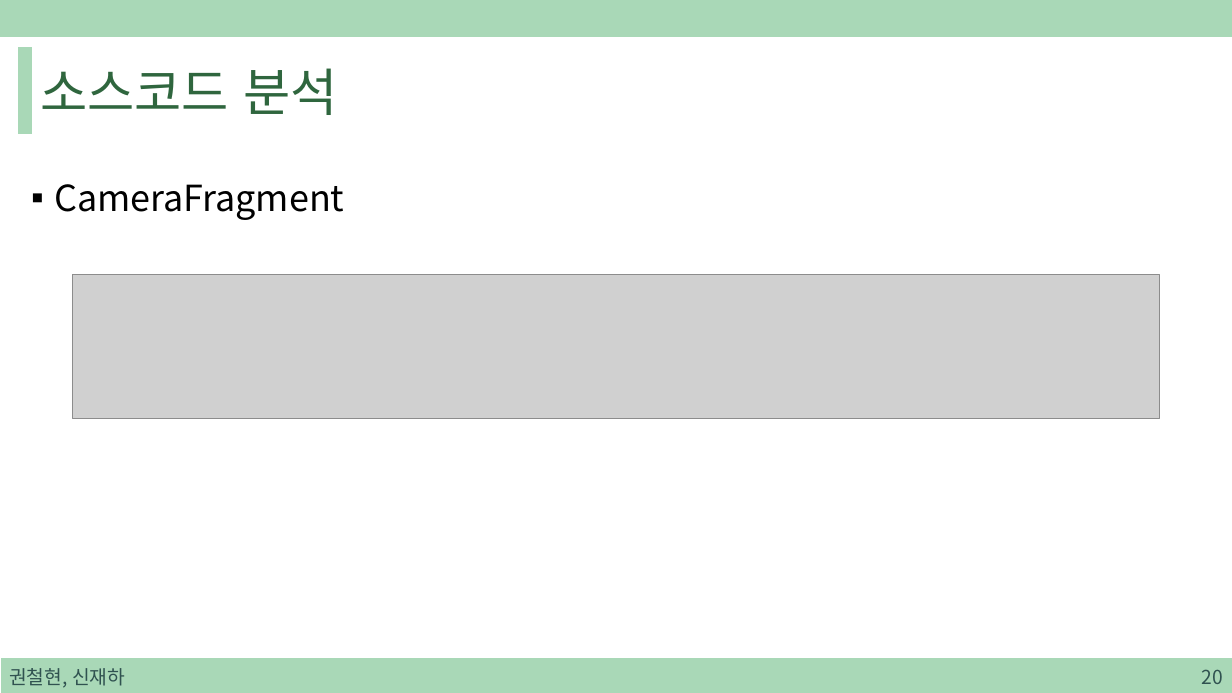
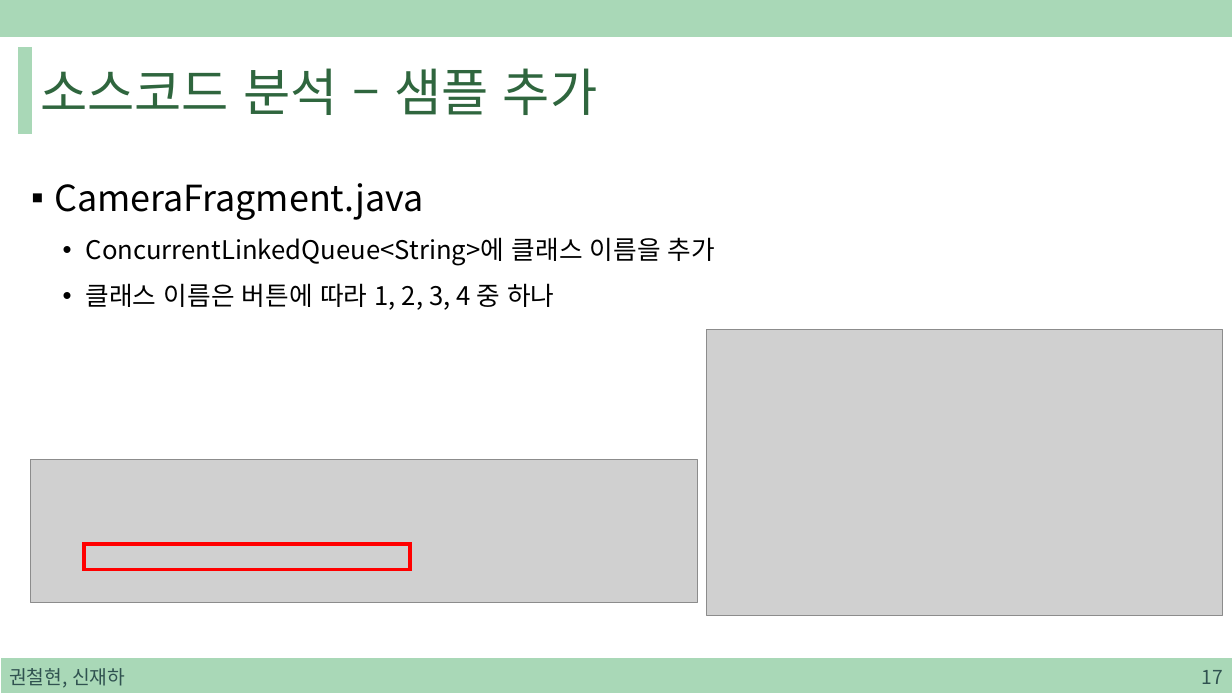
Before and after one commit to sjh4287/capston, a slide deck: slide 17 of 2022.01.21/On-Device Training.pptx (slide 20 before the commit). Drawn at 1232x693 pixels with LibreOffice and Linux fonts; fonts in the diff are those of the drawing; grey boxes stand for pictures. Boxes give left, top, right and bottom in pixels: in the first picture for what was removed or moved away, otherwise in the second. Text is boxed around its words. In the diff, an @@ line names an element or a change of style, - is before the commit and + after.

```diff
--- a/2022.01.21/On-Device Training.pptx
+++ b/2022.01.21/On-Device Training.pptx
@@ title at bbox=[41, 68, 597, 115]: text changed @@
-소스코드 분석
+소스코드 분석 – 샘플 추가
@@ text at bbox=[54, 183, 715, 310]: text changed; size 28 to 20 pt @@
-▪ CameraFragment
+▪ CameraFragment.java
+  • ConcurrentLinkedQueue<String>에 클래스 이름을 추가
+  • 클래스 이름은 버튼에 따라 1, 2, 3, 4 중 하나
@@ picture added at bbox=[707, 329, 1223, 616] @@
@@ picture: place and size @@
-picture at bbox=[73, 274, 1160, 418]
+picture at bbox=[30, 459, 697, 603]
@@ rectangle added at bbox=[84, 543, 409, 569], outline #FF0000 3 pt @@
@@ page number at bbox=[1201, 670, 1222, 684]: text changed @@
-20
+17
```
Also in this commit, not shown: 22 other slides changed, 8 slides removed.
